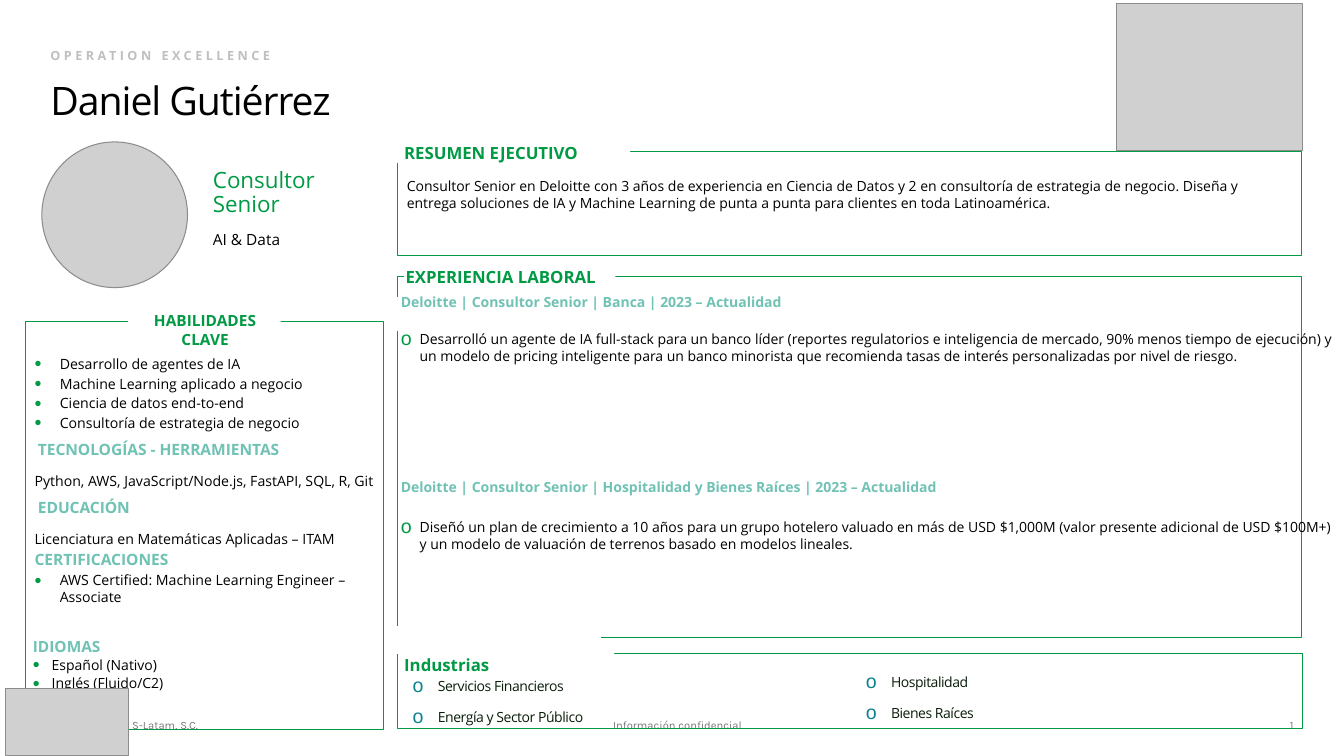
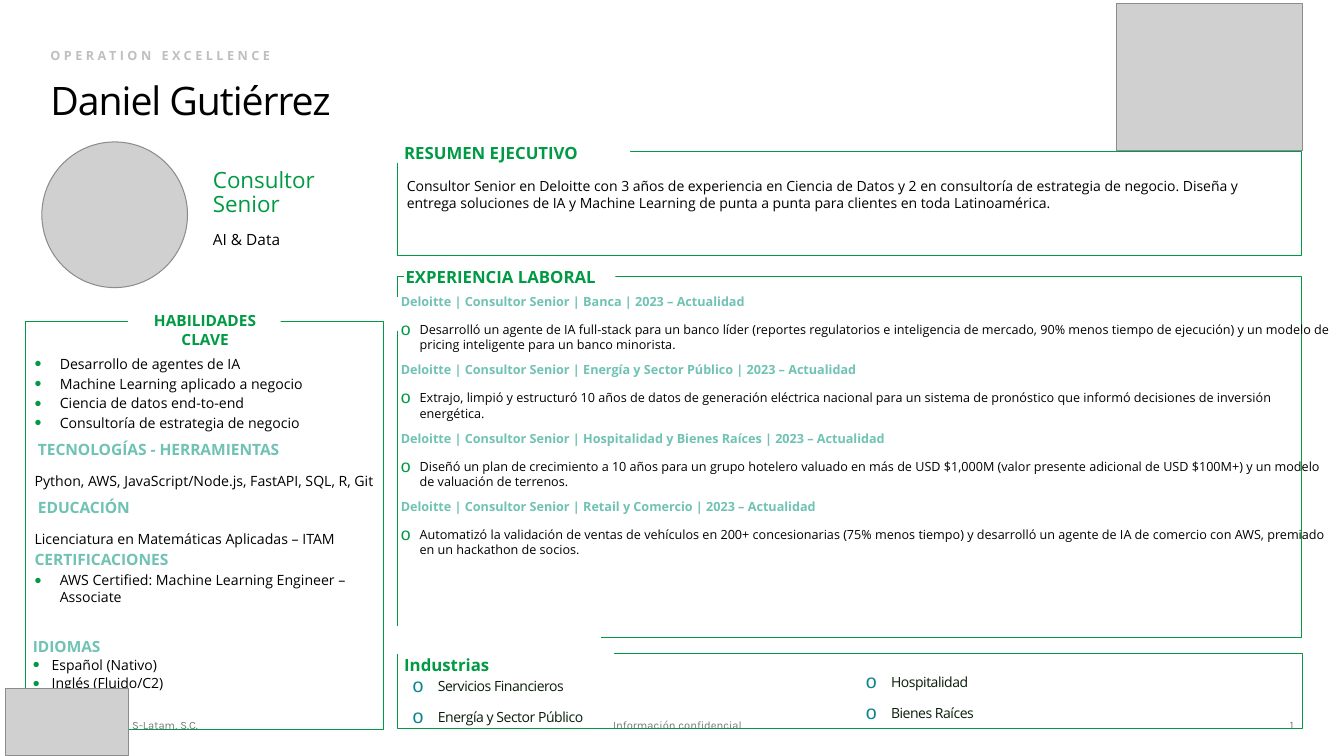
Before and after one commit to danigutre/CVs, a slide deck: slide 1 of DCG CV Repo/Daniel Gutiérrez/Daniel Gutiérrez CV.pptx. Drawn at 1344x756 pixels with LibreOffice and Linux fonts; fonts in the diff are those of the drawing; grey boxes stand for pictures. Boxes give left, top, right and bottom in pixels: in the first picture for what was removed or moved away, otherwise in the second. Text is boxed around its words. In the diff, an @@ line names an element or a change of style, - is before the commit and + after.

Commit message:
SAVE

```diff
--- a/DCG CV Repo/Daniel Gutiérrez/Daniel Gutiérrez CV.pptx
+++ b/DCG CV Repo/Daniel Gutiérrez/Daniel Gutiérrez CV.pptx
@@ text at <box>401,296,885,446</box>: size 10 to 9 pt in "Deloitte | Consultor Senior | Banca | ...", "Deloitte | Consultor Senior | Hospitalidad y ..." @@
@@ text at <box>401,322,1329,421</box>: text changed; size 10 to 9 pt @@
-o Desarrolló un agente de IA full-stack para un banco líder (reportes regulatorios e inteligencia de mercado, 90% menos tiempo de ejecución) y un modelo de pricing inteligente para un banco minorista que recomienda tasas de interés personalizadas por nivel de riesgo.
+o Desarrolló un agente de IA full-stack para un banco líder (reportes regulatorios e inteligencia de mercado, 90% menos tiempo de ejecución) y un modelo de pricing inteligente para un banco minorista.
+Deloitte | Consultor Senior | Energía y Sector Público | 2023 – Actualidad
+o Extrajo, limpió y estructuró 10 años de datos de generación eléctrica nacional para un sistema de pronóstico que informó decisiones de inversión energética.
@@ text at <box>401,459,1324,554</box>: text changed; size 10 to 9 pt @@
-o Diseñó un plan de crecimiento a 10 años para un grupo hotelero valuado en más de USD $1,000M (valor presente adicional de USD $100M+) y un modelo de valuación de terrenos basado en modelos lineales.
+o Diseñó un plan de crecimiento a 10 años para un grupo hotelero valuado en más de USD $1,000M (valor presente adicional de USD $100M+) y un modelo de valuación de terrenos.
+Deloitte | Consultor Senior | Retail y Comercio | 2023 – Actualidad
+o Automatizó la validación de ventas de vehículos en 200+ concesionarias (75% menos tiempo) y desarrolló un agente de IA de comercio con AWS, premiado en un hackathon de socios.
```
Also in this commit, not shown: 1 other slide changed.
